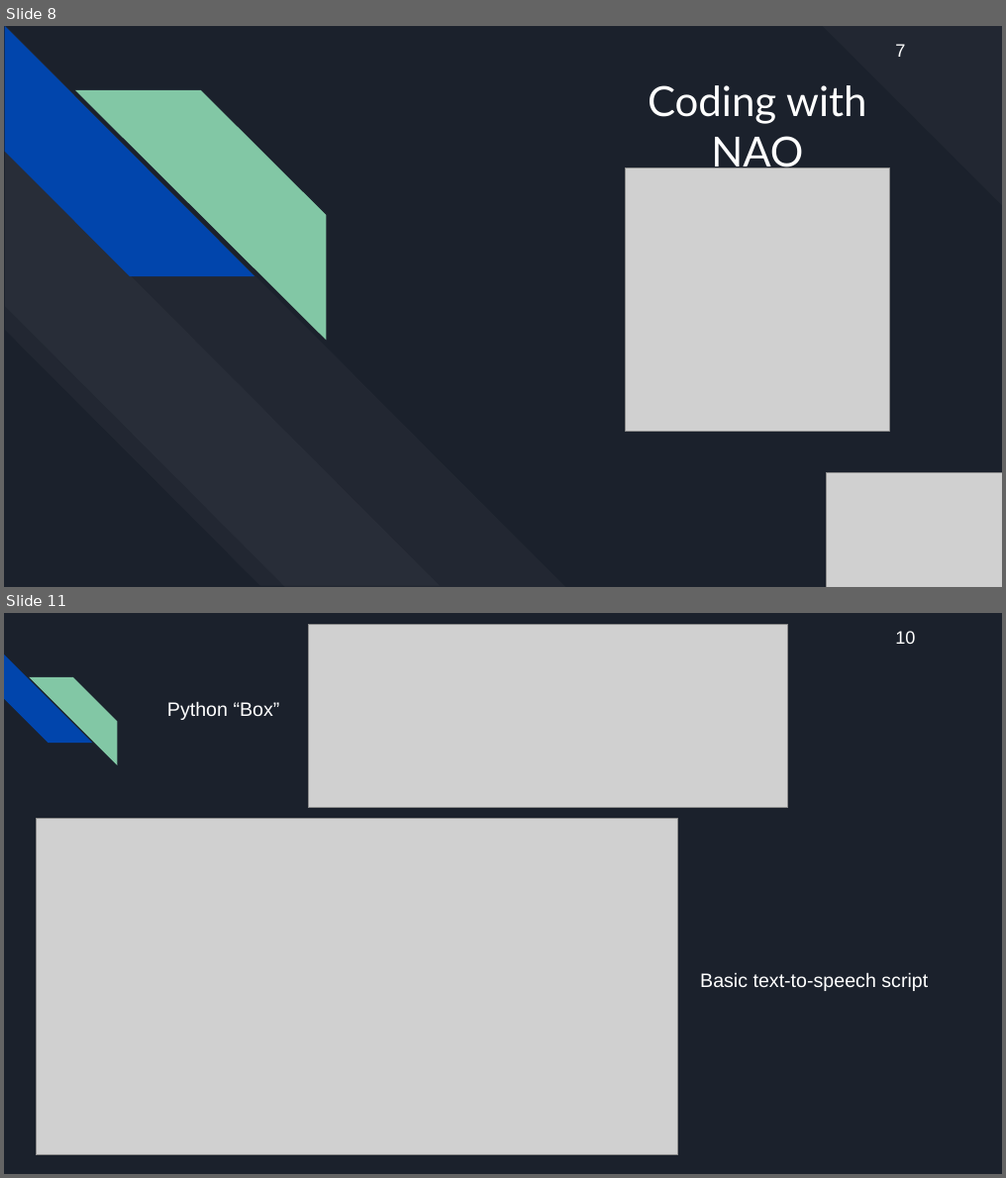
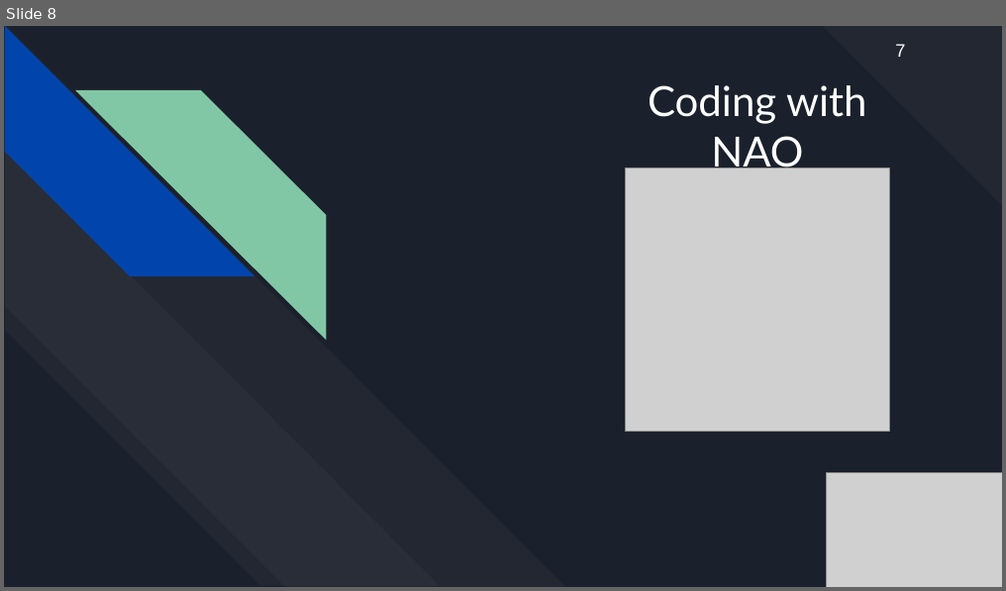
Before and after one commit to haileydhanens/CWU_AriGato, a slide deck: Documentation/AriGato Presentation #2 (1_31_2019).pptx. Shown one above the other, each under a label of ours: slides 8 and 11 before the commit, slide 8 after it; the slides between them are not shown. The pictures are 1006x1178 and 1006x591 pixels, drawn with LibreOffice and Linux fonts; fonts in the diff are those of the drawing; grey boxes stand for pictures. Boxes give left, top, right and bottom in pixels: in the first picture for what was removed or moved away, otherwise in the second. Text is boxed around its words. In the diff, an @@ line names an element or a change of style, - is before the commit and + after.

```diff
--- a/Documentation/AriGato Presentation #2 (1_31_2019).pptx
+++ b/Documentation/AriGato Presentation #2 (1_31_2019).pptx
@@ slide 11 removed at (4, 613, 1002, 1174), background #1B212C @@
@@ picture removed at (308, 625, 787, 809) @@
@@ text removed at (895, 631, 915, 644) @@
-10
@@ diag stripe removed at (4, 655, 92, 743) @@
@@ diag stripe removed at (29, 677, 117, 764) @@
@@ text removed at (167, 701, 280, 720) @@
-Python “Box”
@@ picture removed at (36, 819, 677, 1156) @@
@@ text removed at (700, 972, 928, 991) @@
-Basic text-to-speech script
```
Also in this commit, not shown: 11 slides changed, 4 slides added, 1 other slide removed, 1 other file.
